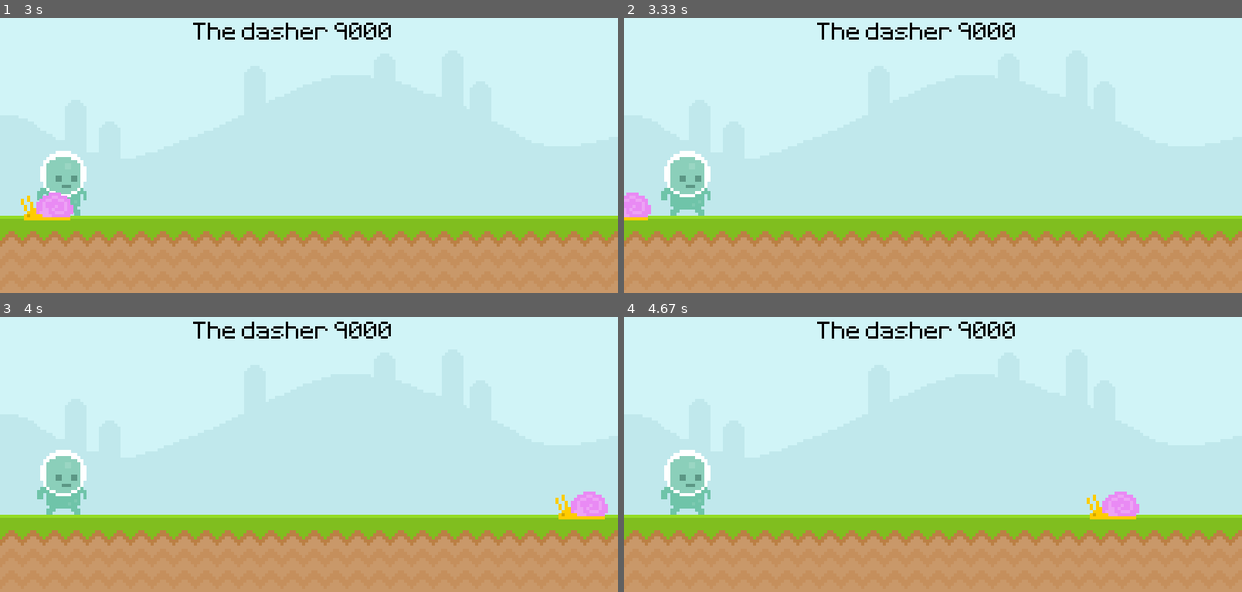
Above: before the commit, frames 1-4 (two rows, left to right).
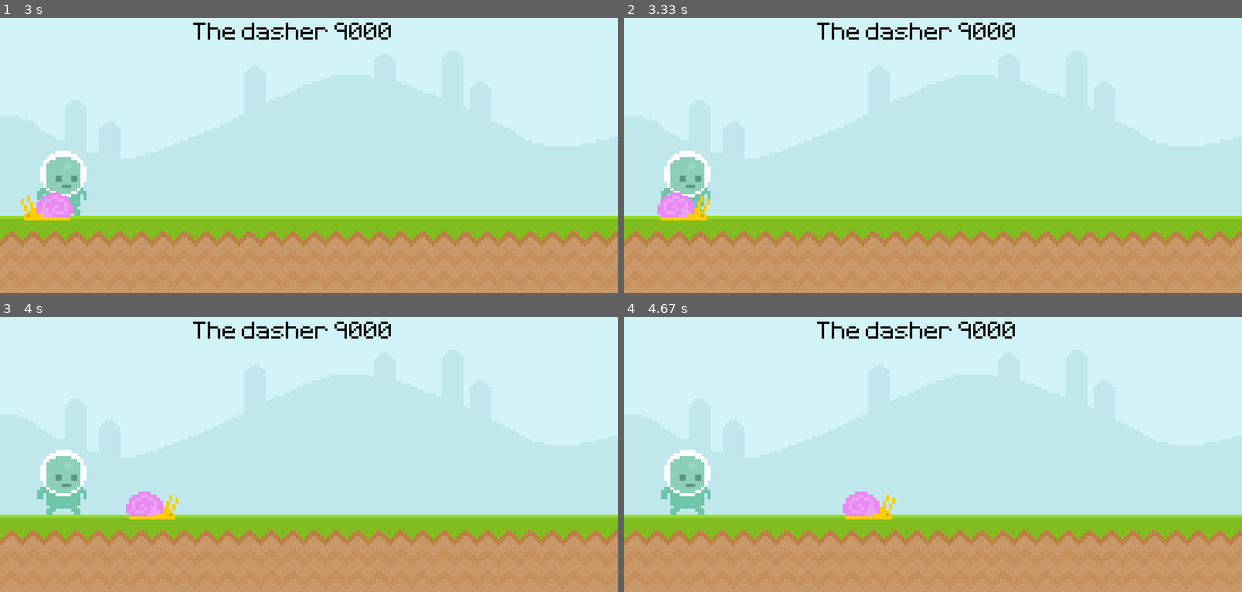
Above: after the commit, the same moments.

Repository: WINDKING-1/TheDasher
Game: pygame game, started from The code.py
Two runs of this game, one before a commit and one after it. Both use one fixed random seed, a clock stepped at 60 frames per second and the inputs below.
Inputs:
- Up to frame 1 (3 s): no input
- Up to frame 2 (3.33 s): no input
- Up to frame 3 (4 s): no input
- Up to frame 4 (4.67 s): no input

Frame 1 is identical in both runs. In frame 2, 1.0% of the frame differs, in the area x 0-14%, y 63-74%; in frame 3, 1.3%, in the area x 20-99%, y 63-74%; in frame 4, 1.3%.

Commit message:
Fixed smth
JAJAJAJAJAJA

Diff:
--- a/The code.py
+++ b/The code.py
@@ -34,9 +34,9 @@
     screen.blit(snail_surf,(snail_rect.x,270))
 
     snail_rect.x+=snailmove
-    #if snail_rect.x<=3 or snail_rect.x>=735:
-        #snailmove= -1*snailmove
-        #snail_surf = pygame.transform.flip(snail_surf, True, False)
+    if snail_rect.x<=3 or snail_rect.x>=735:
+        snailmove= -1*snailmove
+        snail_surf = pygame.transform.flip(snail_surf, True, False)
     if snail_rect.right<=0: snail_rect.x=800
     if player_rect.colliderect(snail_rect):
         print("No")
